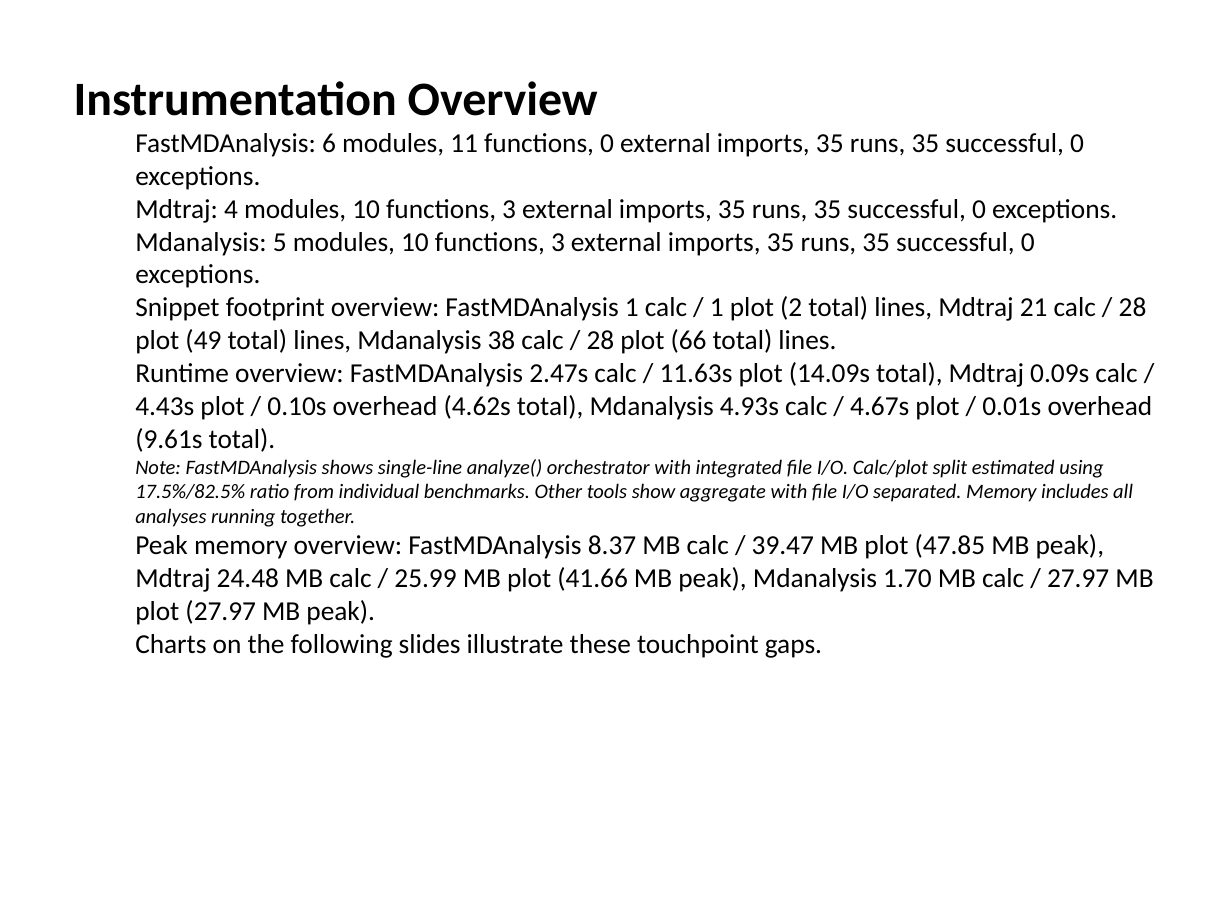
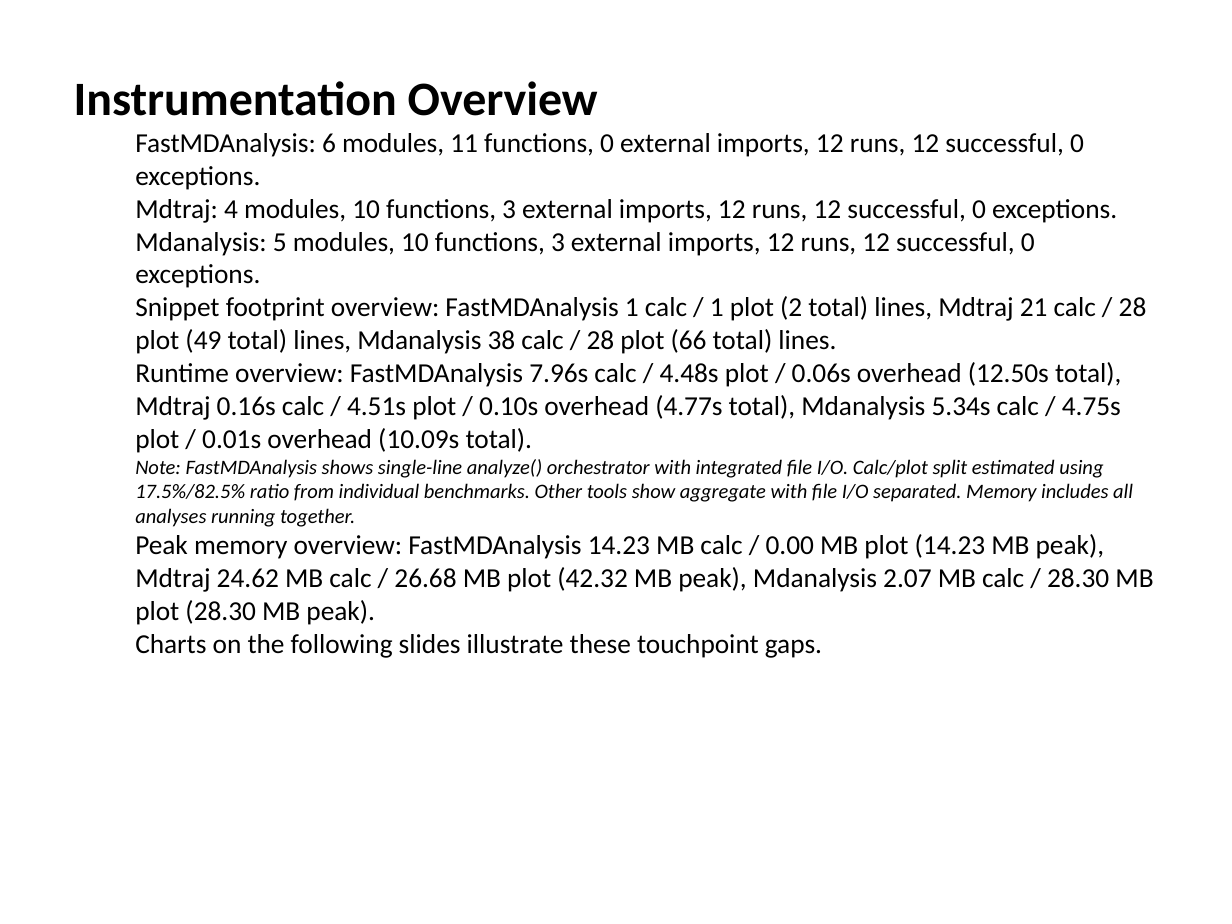
Before and after one commit to Paradoxicaly/FastMDAnalysis, a slide deck: slide 13 of slides/FastMDAnalysis_benchmarks_ubiquitin99_5000.pptx. Drawn at 1232x924 pixels with LibreOffice and Linux fonts; fonts in the diff are those of the drawing. Boxes give left, top, right and bottom in pixels: in the first picture for what was removed or moved away, otherwise in the second. Text is boxed around its words. In the diff, an @@ line names an element or a change of style, - is before the commit and + after.

```diff
--- a/slides/FastMDAnalysis_benchmarks_ubiquitin99_5000.pptx
+++ b/slides/FastMDAnalysis_benchmarks_ubiquitin99_5000.pptx
@@ text at (x1=135, y1=133, x2=1117, y2=288): text changed @@
-  FastMDAnalysis: 6 modules, 11 functions, 0 external imports, 35 runs, 35 successful, 0 exceptions.
-  Mdtraj: 4 modules, 10 functions, 3 external imports, 35 runs, 35 successful, 0 exceptions.
-  Mdanalysis: 5 modules, 10 functions, 3 external imports, 35 runs, 35 successful, 0 exceptions.
+  FastMDAnalysis: 6 modules, 11 functions, 0 external imports, 12 runs, 12 successful, 0 exceptions.
+  Mdtraj: 4 modules, 10 functions, 3 external imports, 12 runs, 12 successful, 0 exceptions.
+  Mdanalysis: 5 modules, 10 functions, 3 external imports, 12 runs, 12 successful, 0 exceptions.
@@ text at (x1=135, y1=362, x2=1122, y2=453): text changed @@
-  Runtime overview: FastMDAnalysis 2.47s calc / 11.63s plot (14.09s total), Mdtraj 0.09s calc / 4.43s plot / 0.10s overhead (4.62s total), Mdanalysis 4.93s calc / 4.67s plot / 0.01s overhead (9.61s total).
+  Runtime overview: FastMDAnalysis 7.96s calc / 4.48s plot / 0.06s overhead (12.50s total), Mdtraj 0.16s calc / 4.51s plot / 0.10s overhead (4.77s total), Mdanalysis 5.34s calc / 4.75s plot / 0.01s overhead (10.09s total).
@@ text at (x1=135, y1=534, x2=1153, y2=625): text changed @@
-  Peak memory overview: FastMDAnalysis 8.37 MB calc / 39.47 MB plot (47.85 MB peak), Mdtraj 24.48 MB calc / 25.99 MB plot (41.66 MB peak), Mdanalysis 1.70 MB calc / 27.97 MB plot (27.97 MB peak).
+  Peak memory overview: FastMDAnalysis 14.23 MB calc / 0.00 MB plot (14.23 MB peak), Mdtraj 24.62 MB calc / 26.68 MB plot (42.32 MB peak), Mdanalysis 2.07 MB calc / 28.30 MB plot (28.30 MB peak).
```
Also in this commit, not shown: 1 other slide changed, 3 other files.
